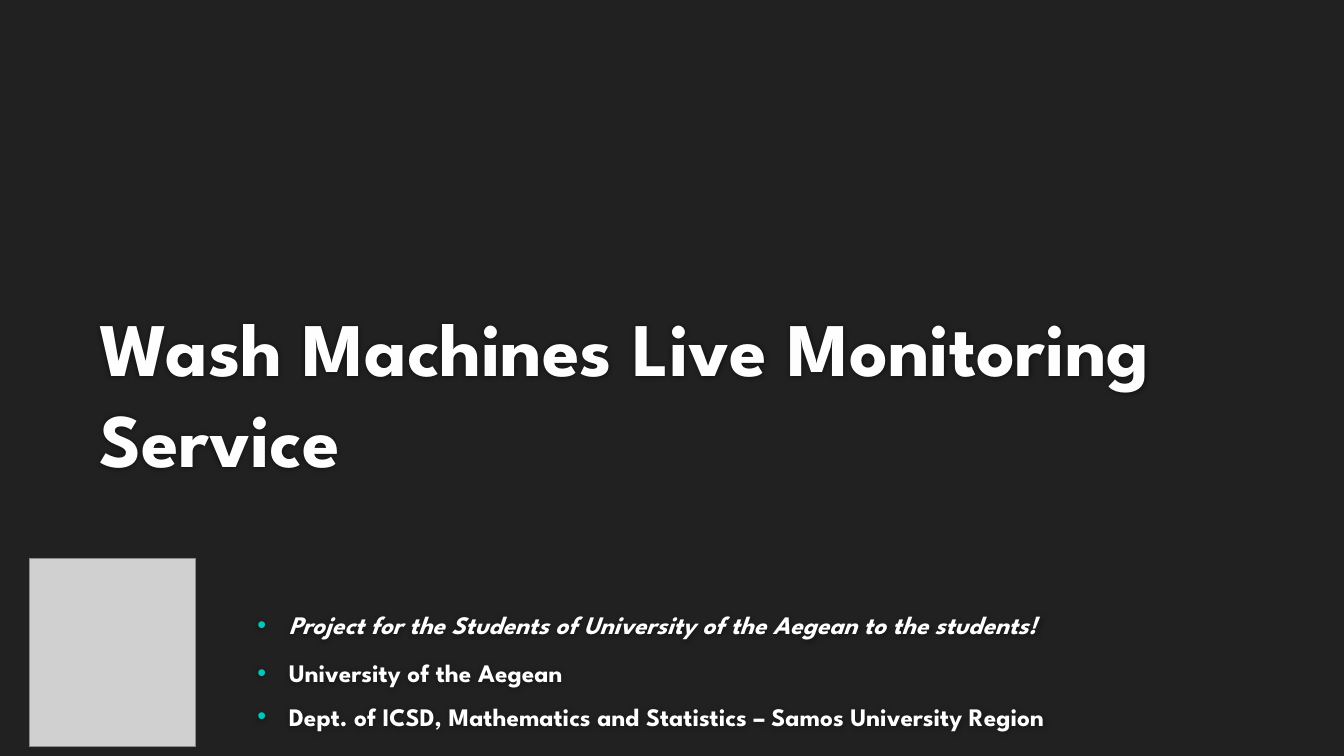
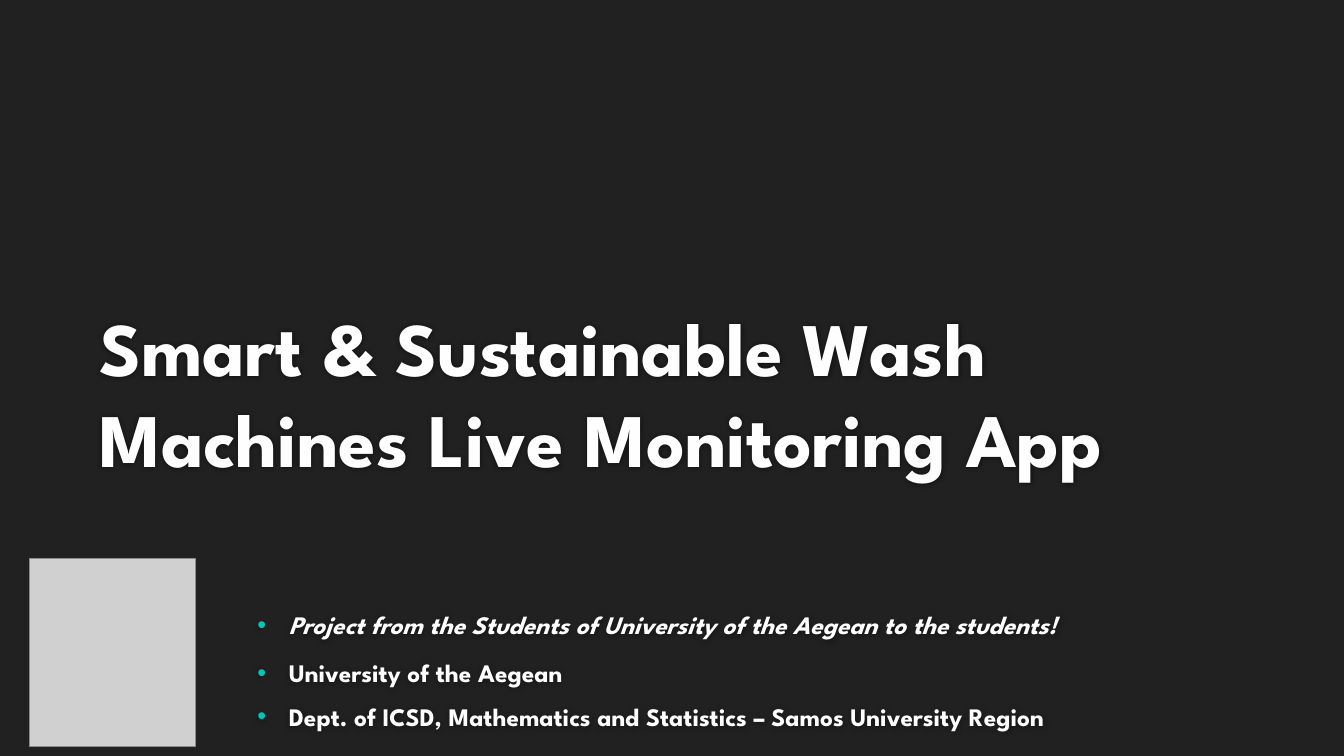
Before and after one commit to stevpla/smart-sustainable-wash-machines-monitoring-app, a slide deck: slide 1 of Wash_Machines_Live_Monitoring_Service_ppt.pptx. Drawn at 1344x756 pixels with LibreOffice and Linux fonts; fonts in the diff are those of the drawing; grey boxes stand for pictures; background and template pictures are left out. Boxes give left, top, right and bottom in pixels: in the first picture for what was removed or moved away, otherwise in the second. Text is boxed around its words. In the diff, an @@ line names an element or a change of style, - is before the commit and + after.

```diff
--- a/Wash_Machines_Live_Monitoring_Service_ppt.pptx
+++ b/Wash_Machines_Live_Monitoring_Service_ppt.pptx
@@ title at (x1=99, y1=324, x2=1102, y2=484): text changed @@
-Wash Machines Live Monitoring Service
+Smart & Sustainable Wash Machines Live Monitoring App
@@ subtitle at (x1=289, y1=616, x2=1056, y2=640): text changed @@
-• Project for the Students of University of the Aegean to the students!
+• Project from the Students of University of the Aegean to the students!
```
Also in this commit, not shown: 9 other slides changed, 3 slides added.
